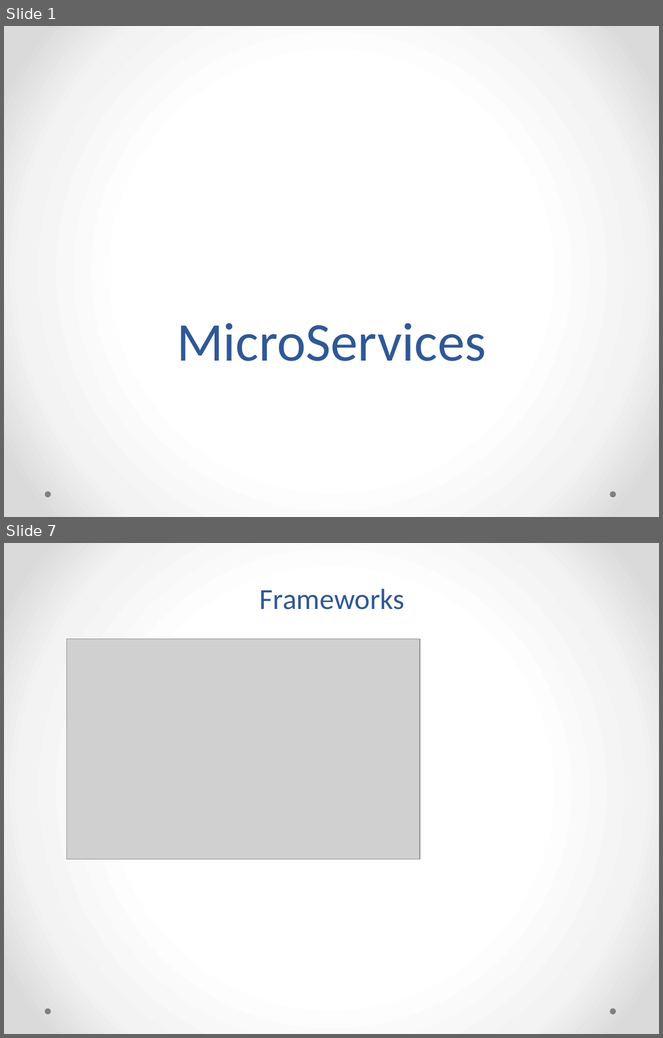
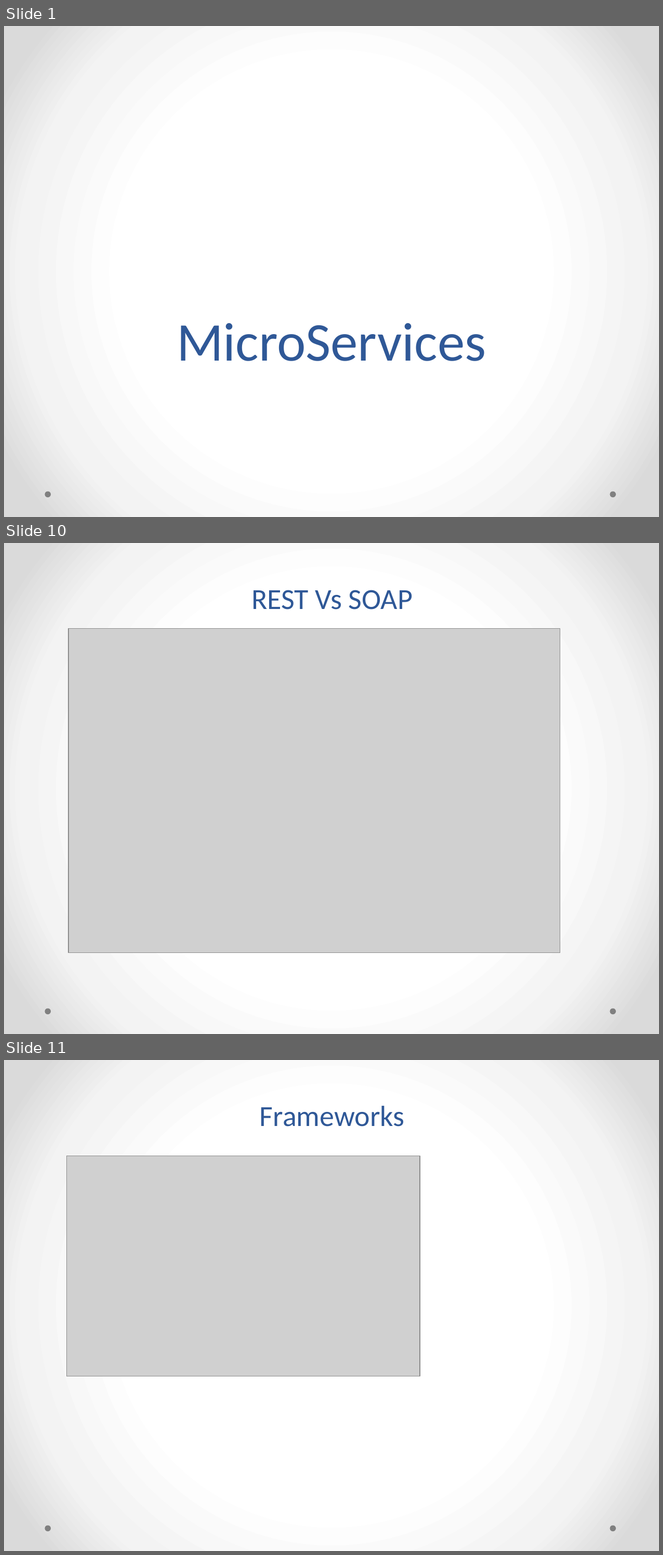
Before and after one commit to notionquest/ProjectDocumentation, a slide deck: MicroServices.pptx. Shown one above the other, each under a label of ours: slides 1 and 7 before the commit, slides 1, 10 and 11 after it; the slides between them are not shown. The pictures are 663x1038 and 663x1555 pixels, drawn with LibreOffice and Linux fonts; fonts in the diff are those of the drawing; grey boxes stand for pictures. Boxes give left, top, right and bottom in pixels: in the first picture for what was removed or moved away, otherwise in the second. Text is boxed around its words. In the diff, an @@ line names an element or a change of style, - is before the commit and + after.

```diff
--- a/MicroServices.pptx
+++ b/MicroServices.pptx
@@ slide 10 added at (4,543,659,1034), background gradient #FFFFFF to #F4F4F4 to #DADADA; not listed: 2 template elements that a slide beside it also shows @@
@@ title added at (252,590,413,610), 32 pt, text #2F5897 @@
+REST Vs SOAP
@@ picture added at (68,629,559,953) @@
@@ what was slide 7 is now slide 11 @@
```
Also in this commit, not shown: 8 slides changed, 3 other slides added.
